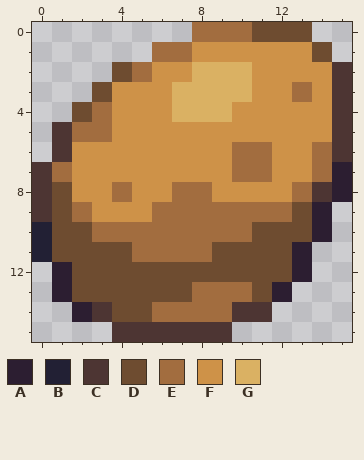
Two versions of one pixel-art sprite, assets/textures/items/item-potato.png. That is the earlier state.
The file is 16x16 pixels. Colours within 5 levels of each other are drawn and written as one.
Palette (. is transparent): A #2c1e31  B #222034  C #4d3533  D #6e4c30  E #a26d3f  F #ce9248  G #dab163
Pixels before, first column x 0:
 0 ........EEEDDD..
 1 ......EEFFFFFFD.
 2 ....DEFFGGGFFFFC
 3 ...DFFFGGGGFFEFC
 4 ..DEFFFGGGFFFFFC
 5 .CEEFFFFFFFFFFFC
 6 .CFFFFFFFFEEFFEC
 7 CEFFFFFFFFEEFFEA
 8 CDFFEFFEEFFFFECA
 9 CDEFFFEEEEEEEDA.
10 BDDEEEEEEEEDDDA.
11 BDDDDEEEEDDDDA..
12 .ADDDDDDDDDDDA..
13 .ADDDDDDEEEDA...
14 ..ACDDEEEECC....
15 ....CCCCCC......
And afterwards:
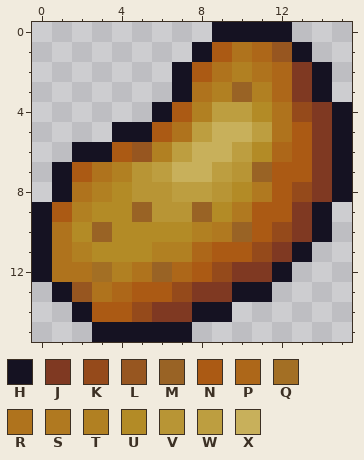
Colours new in this view: H #151222  J #7f3922  K #954a1b  L #975620  M #996325  N #ab5a14  P #ad6719  Q #a36f24  R #af731d  S #b07920  T #b18022  U #b38b26  V #b89535  W #bd9e40  X #c8b05b
Difference:
Changed rows in their new state; - is an unchanged pixel.
first column x 0:
 0 --------.HHHH.--
 1 ------..HNRPLH.-
 2 ----...HNRTRPJH.
 3 ---....HRTMTPJH.
 4 --....HNTWWURKJH
 5 -...HHNRWXXWRNJH
 6 -.HHNLTWXXWUPNJH
 7 .HNRTVWXXWVMNNJH
 8 .HRTUVVWWVUSNKJH
 9 HNTUUMVVMUSNNJH-
10 HRUMUUUUTSMNKJH-
11 HRTUUUTTPNNKJH--
12 HRRQTRMPNKJJH.--
13 -HLRPNNKJJHH.---
14 --HNNKJJHH..----
15 ---HHHHH..------
